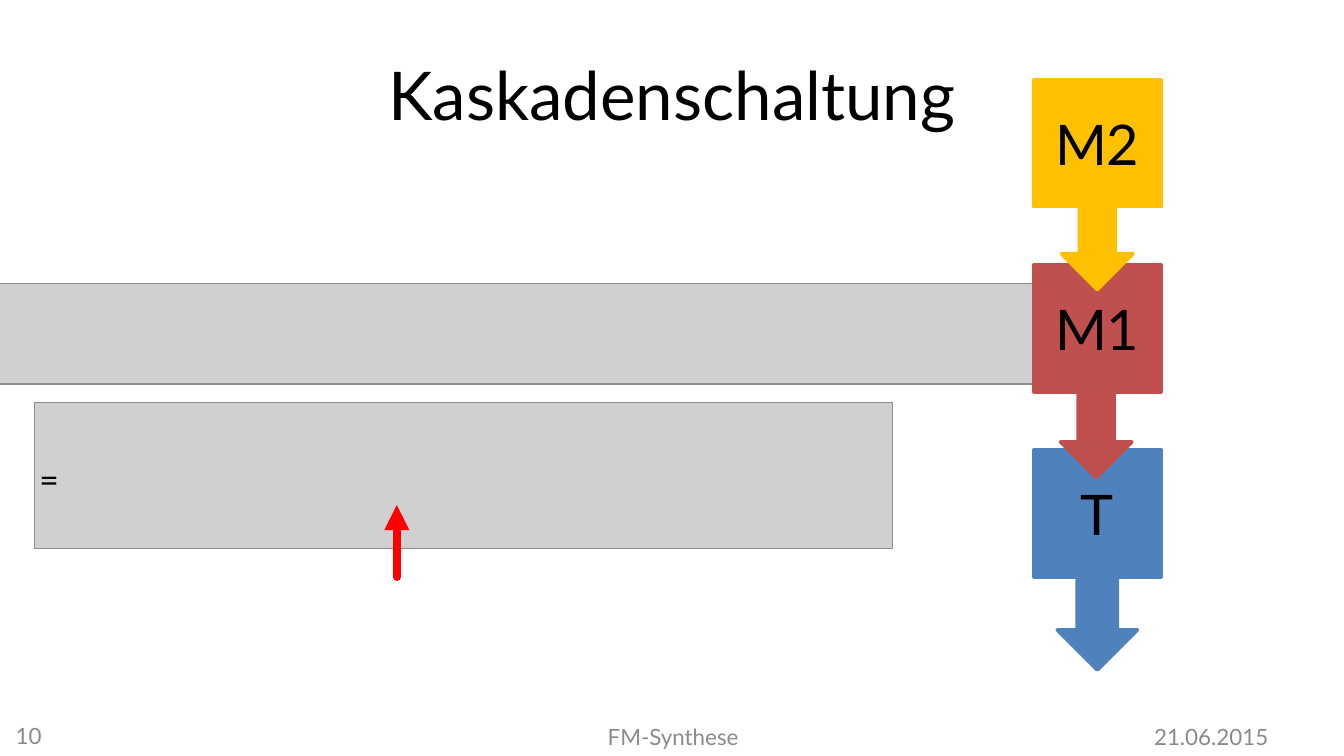
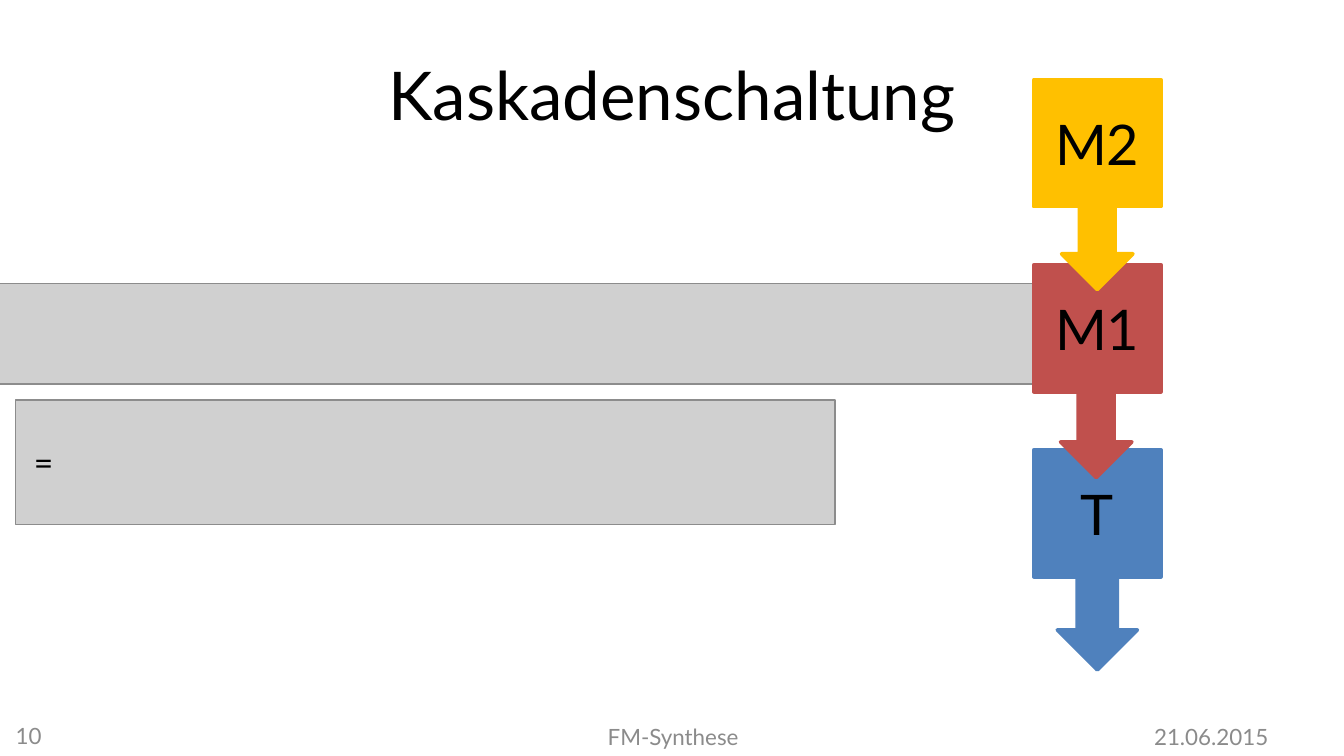
Before and after one commit to MBulli/VSeminar, a slide deck: slide 10 of Praesentation/FMSynthese-Matze.pptx. Drawn at 1344x756 pixels with LibreOffice and Linux fonts; fonts in the diff are those of the drawing; grey boxes stand for pictures; background and template pictures are left out. Boxes give left, top, right and bottom in pixels: in the first picture for what was removed or moved away, otherwise in the second. Text is boxed around its words. In the diff, an @@ line names an element or a change of style, - is before the commit and + after.

```diff
--- a/Praesentation/FMSynthese-Matze.pptx
+++ b/Praesentation/FMSynthese-Matze.pptx
@@ picture: place and size @@
-picture at box(35, 403, 894, 548)
+picture at box(16, 401, 835, 526)
@@ text "=": place and size @@
-text "=" at box(26, 452, 70, 505)
+text "=" at box(20, 435, 65, 489)
@@ arrow removed from (396, 577) to (396, 505) @@
```
Also in this commit, not shown: 1 other slide changed, 1 slide added, 2 other files.
